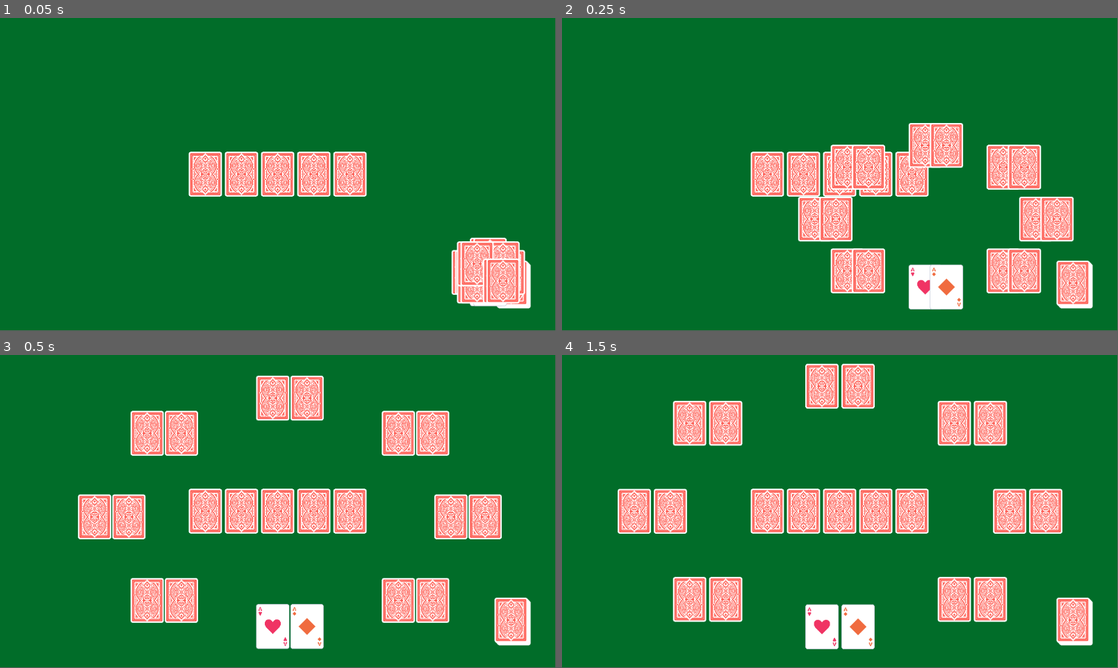
Above: before the commit, frames 1-4 (two rows, left to right).
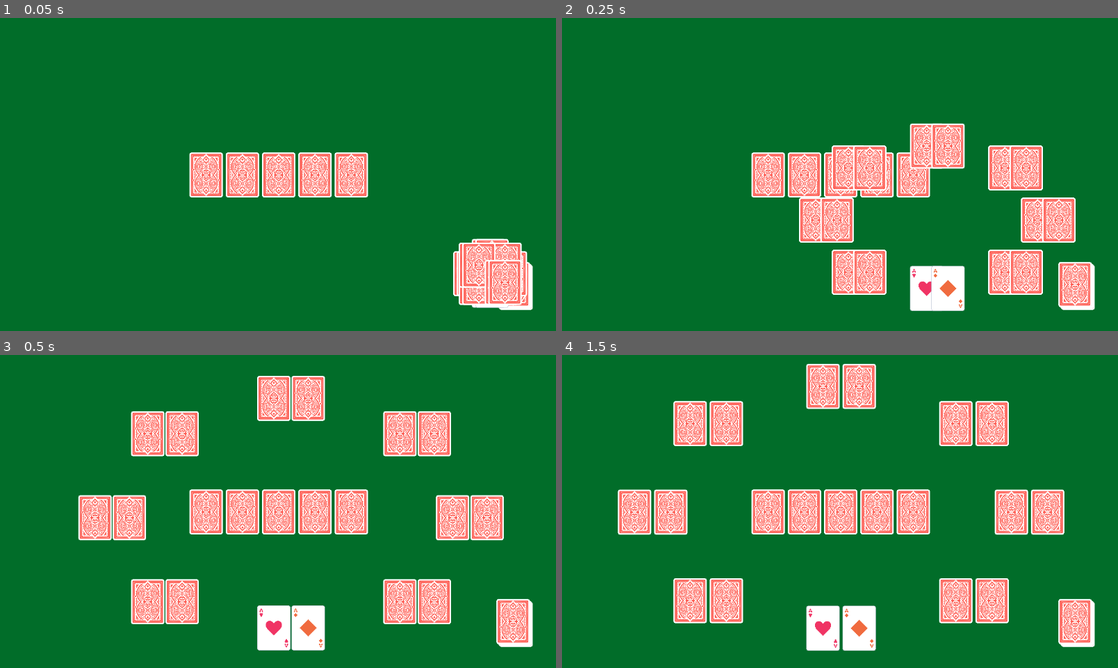
Above: after the commit, the same moments.

Repository: Alex-Onceanu/ProjectGambling
Game: Godot game, scene res://game_room.tscn
The game is run twice, just before and just after one commit, with the same random seed, the same clock (stepped at 60 frames per second) and the same inputs.
Inputs:
- Up to frame 1 (0.05 s): no input
- Up to frame 2 (0.25 s): no input
- Up to frame 3 (0.5 s): no input
- Up to frame 4 (1.5 s): tap Enter at 1.25 s
In our replay, the window is 799x449 before the commit and 800x450 after it. These sizes can differ from the game's own. Grey fills any space a smaller window leaves; there, only what the larger window draws over its background counts as a difference.

The runs differ from the first frame. In frame 1, 6.1% of the frame differs, in the area x 33-96%, y 42-94%; in frame 2, 12%; in frame 3, 15%; in frame 4, 15%, in the area x 10-96%, y 2-95%.

Commit message:
Fenetre redimensionnable

Diff:
--- a/project.godot
+++ b/project.godot
@@ -17,9 +17,10 @@
 
 [display]
 
-window/size/viewport_width=2304
-window/size/viewport_height=1296
-window/stretch/scale=2.0
+window/size/viewport_width=1920
+window/size/viewport_height=1080
+window/stretch/mode="canvas_items"
+window/stretch/scale=1.67
 
 [rendering]
 
